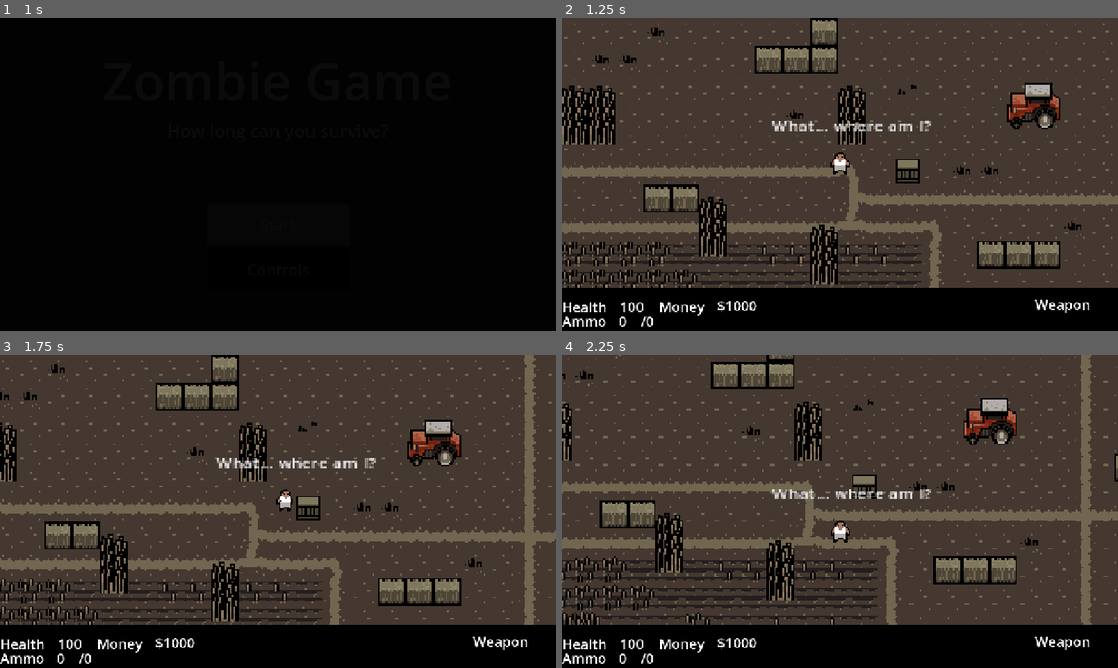
Above: before the commit, frames 1-4 (two rows, left to right).
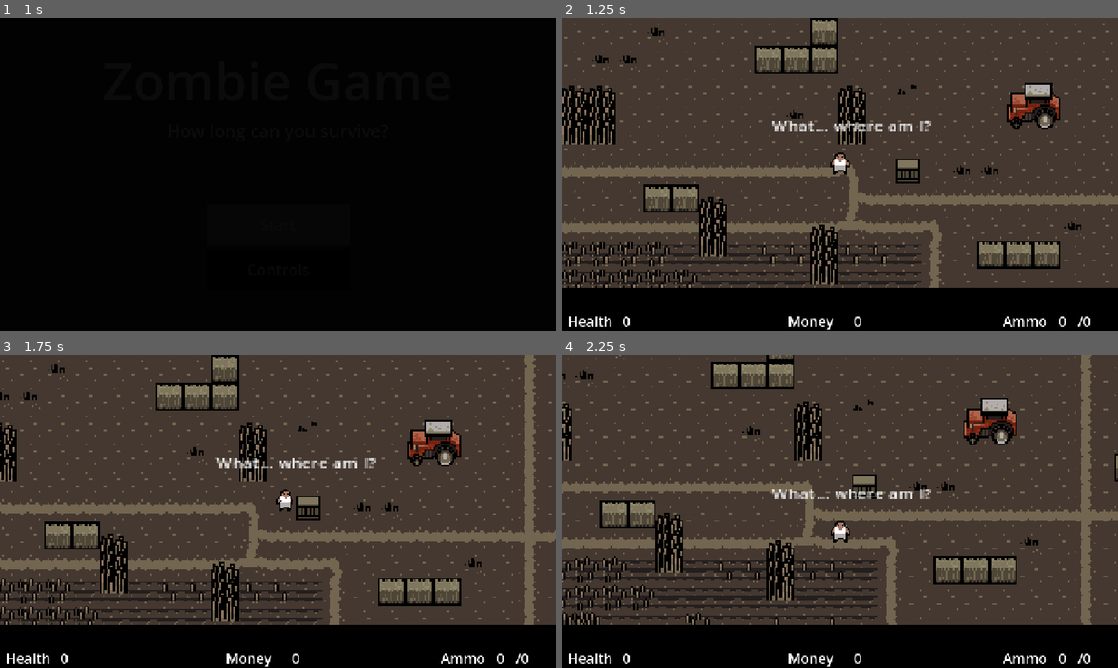
Above: after the commit, the same moments.

Repository: AmosMaddux/RogueZombies
Game: Godot game, scene res://scenes/main_menu.tscn
The game is run twice, just before and just after one commit, with the same random seed, the same clock (stepped at 60 frames per second) and the same inputs.
Inputs (mouse positions are in pixels of both pictures, inside the frame that each line leads up to):
- Up to frame 1 (1 s): click "Start" at 0.5 s
- Up to frame 2 (1.25 s): no input
- Up to frame 3 (1.75 s): move the mouse to (400, 495) at 1.27 s; hold D (walk_right) from 1.28 s (still down); tap F (buy) at 1.35 s
- Up to frame 4 (2.25 s): move the mouse to (728, 527) at 2.02 s; release D (walk_right) at 2.03 s; hold S (walk_down) from 2.03 s (still down); click (728, 527) at 2.1 s

Frame 1 is identical in both runs. In frame 2, 1.2% of the frame differs, in the area x 0-95%, y 90-100%; in frame 3, 1.2%; in frame 4, 1.2%.
Error after the commit: Parse Error: Identifier "weapon_name_text" not declared in the current scope. (res://scripts/hud.gd:27)

Commit message:
Last Sync: 2026-04-02 10:38 (Mobile)

Diff:
--- a/scenes/hud.tscn
+++ b/scenes/hud.tscn
@@ -31,35 +31,45 @@
 
 [node name="AmmoText" type="Label" parent="MarginContainer/Control/ColorRect" unique_id=163739552]
 layout_mode = 1
-anchors_preset = 2
+anchors_preset = 3
+anchor_left = 1.0
 anchor_top = 1.0
+anchor_right = 1.0
 anchor_bottom = 1.0
-offset_top = -33.0
-offset_right = 58.0
+offset_left = -265.0
+offset_top = -45.0
+offset_right = -163.0
+grow_horizontal = 0
 grow_vertical = 0
 text = "Ammo"
 label_settings = SubResource("LabelSettings_toqtt")
 
 [node name="AmmoNum" type="Label" parent="MarginContainer/Control/ColorRect" unique_id=195365579]
 layout_mode = 1
-anchors_preset = 2
+anchors_preset = 3
+anchor_left = 1.0
 anchor_top = 1.0
+anchor_right = 1.0
 anchor_bottom = 1.0
-offset_left = 130.0
+offset_left = -137.0
 offset_top = -45.0
-offset_right = 188.0
+offset_right = -79.0
+grow_horizontal = 0
 grow_vertical = 0
 text = "0"
 label_settings = SubResource("LabelSettings_toqtt")
 
 [node name="AmmoReserveNum" type="Label" parent="MarginContainer/Control/ColorRect" unique_id=172782819]
 layout_mode = 1
-anchors_preset = 2
+anchors_preset = 3
+anchor_left = 1.0
 anchor_top = 1.0
+anchor_right = 1.0
 anchor_bottom = 1.0
-offset_left = 181.0
+offset_left = -93.0
 offset_top = -45.0
-offset_right = 239.0
+offset_right = -35.0
+grow_horizontal = 0
 grow_vertical = 0
 text = "/0"
 label_settings = SubResource("LabelSettings_toqtt")
@@ -69,9 +79,9 @@
 anchors_preset = 2
 anchor_top = 1.0
 anchor_bottom = 1.0
-offset_top = -66.0
-offset_right = 58.0
-offset_bottom = -33.0
+offset_left = 13.0
+offset_top = -45.0
+offset_right = 116.0
 grow_vertical = 0
 text = "Health"
 label_settings = SubResource("LabelSettings_toqtt")
@@ -81,51 +91,53 @@
 anchors_preset = 2
 anchor_top = 1.0
 anchor_bottom = 1.0
-offset_left = 133.0
-offset_top = -79.0
-offset_right = 191.0
-offset_bottom = -34.0
+offset_left = 139.0
+offset_top = -45.0
+offset_right = 197.0
 grow_vertical = 0
 text = "0"
 label_settings = SubResource("LabelSettings_toqtt")
 
 [node name="MoneyText" type="Label" parent="MarginContainer/Control/ColorRect" unique_id=1354395673]
 layout_mode = 1
-anchors_preset = 2
+anchors_preset = 7
+anchor_left = 0.5
 anchor_top = 1.0
+anchor_right = 0.5
 anchor_bottom = 1.0
-offset_left = 223.0
-offset_top = -79.0
-offset_right = 328.0
-offset_bottom = -34.0
+offset_left = -120.0
+offset_top = -45.0
+offset_right = -15.0
+grow_horizontal = 2
 grow_vertical = 0
 text = "Money"
 label_settings = SubResource("LabelSettings_toqtt")
 
 [node name="MoneyNum" type="Label" parent="MarginContainer/Control/ColorRect" unique_id=356574885]
 layout_mode = 1
-anchors_preset = 2
+anchors_preset = 7
+anchor_left = 0.5
 anchor_top = 1.0
+anchor_right = 0.5
 anchor_bottom = 1.0
-offset_left = 357.0
-offset_top = -81.0
-offset_right = 415.0
-offset_bottom = -36.0
+offset_left = 32.0
+offset_top = -45.0
+offset_right = 90.0
+grow_horizontal = 2
 grow_vertical = 0
 text = "0"
 label_settings = SubResource("LabelSettings_toqtt")
 
-[node name="WeaponNameText" type="Label" parent="MarginContainer/Control/ColorRect" unique_id=1881251566]
+[node name="WeaponIcon" type="TextureRect" parent="MarginContainer/Control/ColorRect" unique_id=888283606]
 layout_mode = 1
 anchors_preset = 6
 anchor_left = 1.0
 anchor_top = 0.5
 anchor_right = 1.0
 anchor_bottom = 0.5
-offset_left = -191.0
-offset_top = -34.0
-offset_bottom = 28.0
+offset_left = -258.0
+offset_top = -45.0
+offset_right = -67.0
+offset_bottom = 17.0
 grow_horizontal = 0
 grow_vertical = 2
-text = "Weapon"
-label_settings = SubResource("LabelSettings_toqtt")
--- a/scenes/player.tscn
+++ b/scenes/player.tscn
@@ -188,6 +188,7 @@
 position = Vector2(13, 0)
 
 [node name="DialogueText" type="Label" parent="." unique_id=444654526]
+visible = false
 z_index = 10
 offset_left = -48.75
 offset_top = -71.24999
--- a/scripts/hud.gd
+++ b/scripts/hud.gd
@@ -2,9 +2,12 @@
 
 @onready var health_num: Label = $MarginContainer/Control/ColorRect/HealthNum
 @onready var ammo_num: Label = $MarginContainer/Control/ColorRect/AmmoNum
-@onready var weapon_name_text: Label = $MarginContainer/Control/ColorRect/WeaponNameText
 @onready var money_num: Label = $MarginContainer/Control/ColorRect/MoneyNum
 @onready var ammo_reserve_num: Label = $MarginContainer/Control/ColorRect/AmmoReserveNum
+@onready var weapon_icon: TextureRect = $MarginContainer/Control/ColorRect/WeaponIcon
+
+@export var knife_icon: Image
+
 
 # Called when the node enters the scene tree for the first time.
 func _ready() -> void:
--- a/scripts/player.gd
+++ b/scripts/player.gd
@@ -78,6 +78,7 @@
 		return true
 	else:
 		if money >= price:
+			money -= price
 			if item == "gate":
 				GameEvents.gate_purchased.emit()
 				print("Purchased gate")
@@ -91,12 +92,13 @@
 			elif item == "shotgun_ammo":
 				shotgun_ammo_reserves += 16
 				print("Bought shotgun ammo!")
+
+			GameEvents.money_changed.emit(money)
 			return true
 		else:
 			return false
 
-	print("New Money amount: " + str(money))
-	GameEvents.money_changed.emit(money)
+
 
 
 func take_damage(damage_amount: int):
